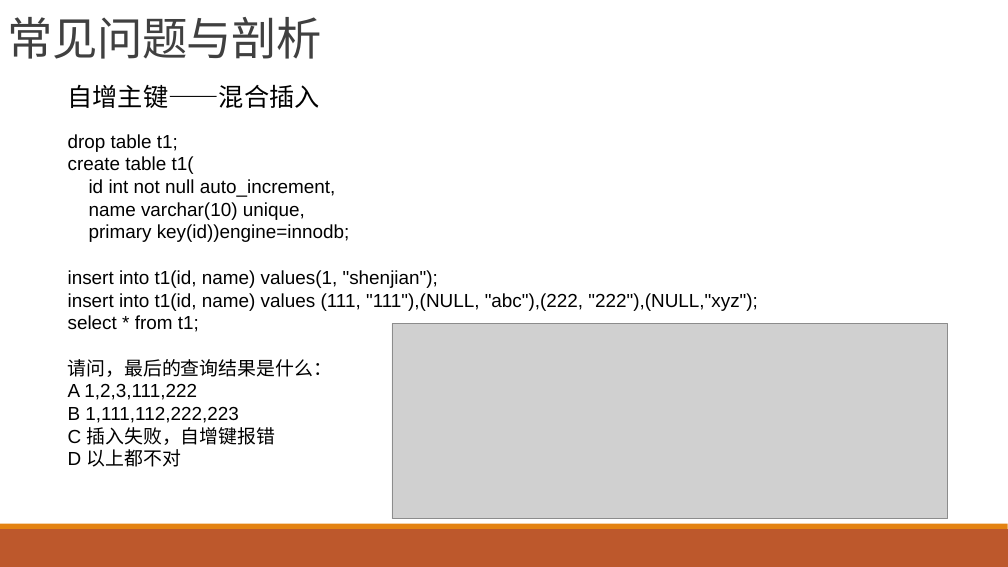
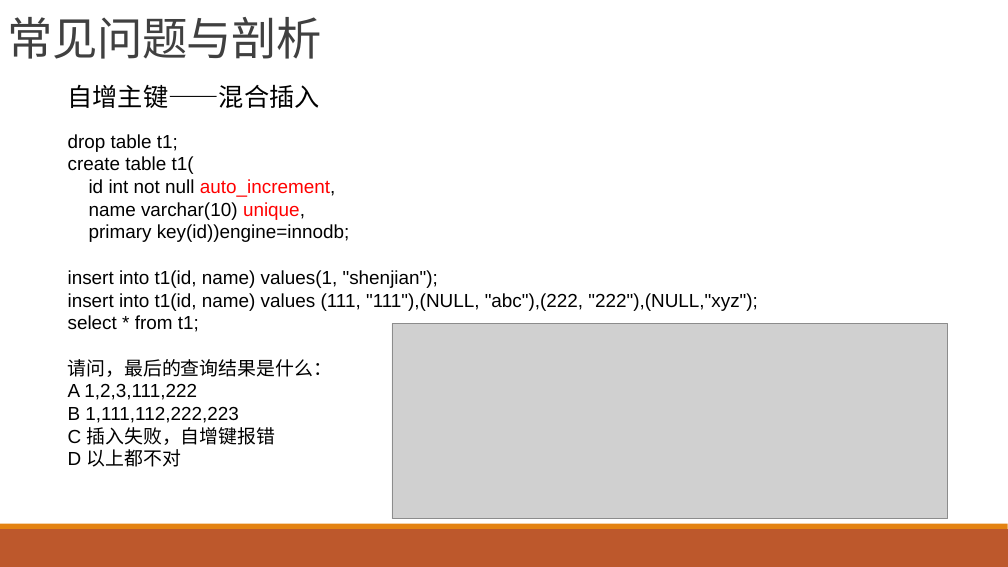
Before and after one commit to jaspone/notes, a slide deck: slide 21 of mysql分享.pptx (slide 23 before the commit). Drawn at 1008x567 pixels with LibreOffice and Linux fonts; fonts in the diff are those of the drawing; grey boxes stand for pictures. Boxes give left, top, right and bottom in pixels: in the first picture for what was removed or moved away, otherwise in the second. Text is boxed around its words. In the diff, an @@ line names an element or a change of style, - is before the commit and + after.

```diff
--- a/mysql分享.pptx
+++ b/mysql分享.pptx
@@ text at box(89, 179, 336, 220): text colour #000000 to #FF0000 in "auto_increment,", "unique," @@
```
Also in this commit, not shown: 3 other slides changed, 1 slide added, 2 slides removed.
